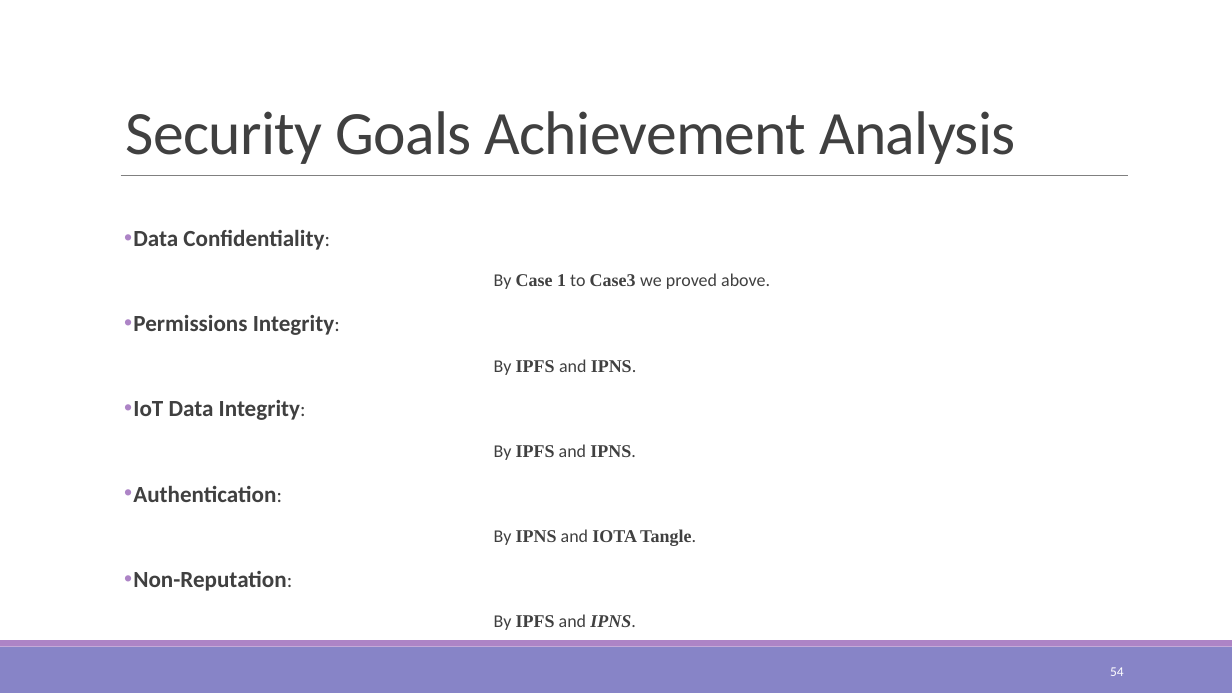
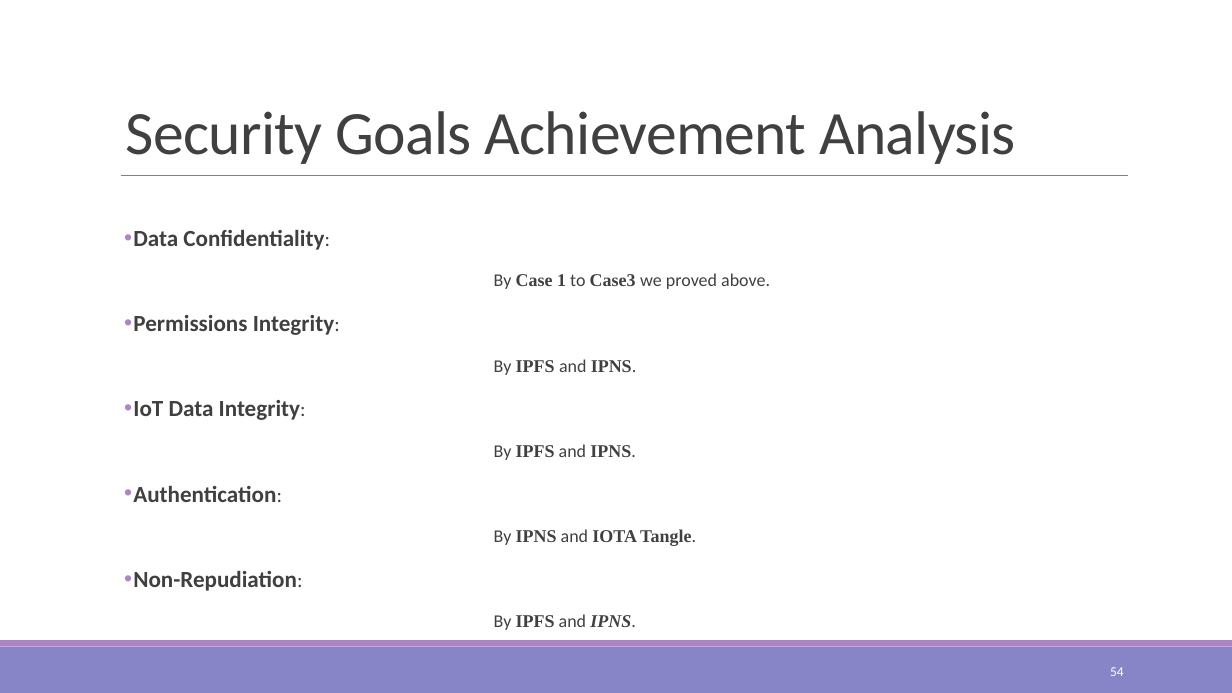
Before and after one commit to kuromasama/Paper, a slide deck: slide 54 of 澤洋 口試_final.pptx. Drawn at 1232x693 pixels with LibreOffice and Linux fonts; fonts in the diff are those of the drawing. Boxes give left, top, right and bottom in pixels: in the first picture for what was removed or moved away, otherwise in the second. Text is boxed around its words. In the diff, an @@ line names an element or a change of style, - is before the commit and + after.

```diff
--- a/澤洋 口試_final.pptx
+++ b/澤洋 口試_final.pptx
@@ text at [133, 571, 297, 591]: text changed @@
-• Non-Reputation:
+• Non-Repudiation:
```
Also in this commit, not shown: 3 other slides changed, 18 other files.
